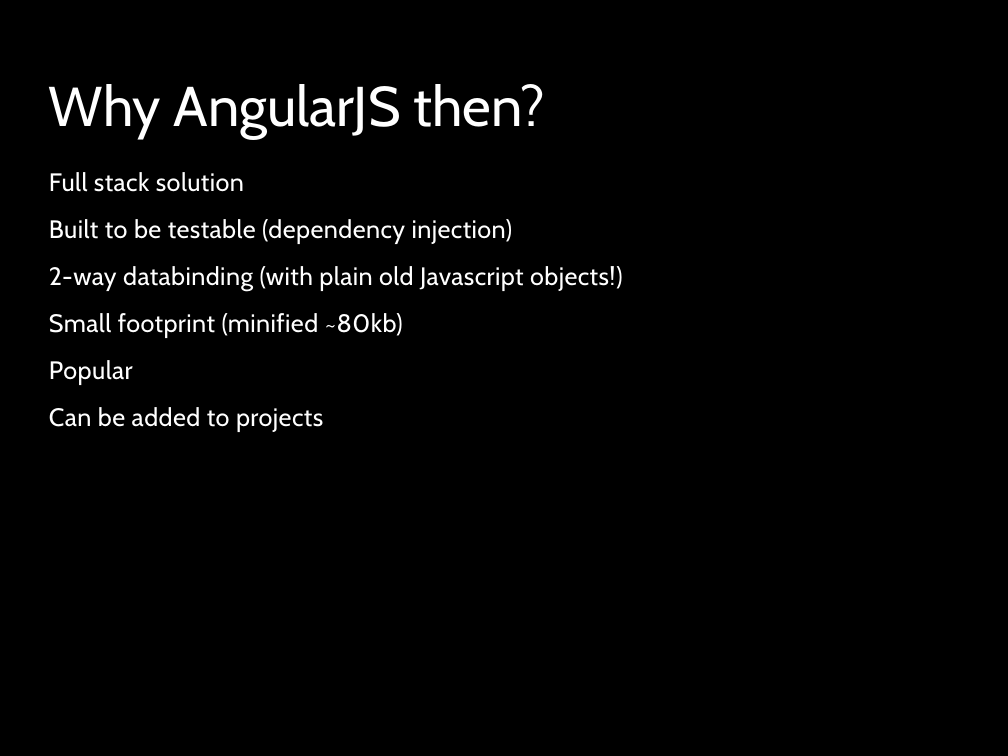
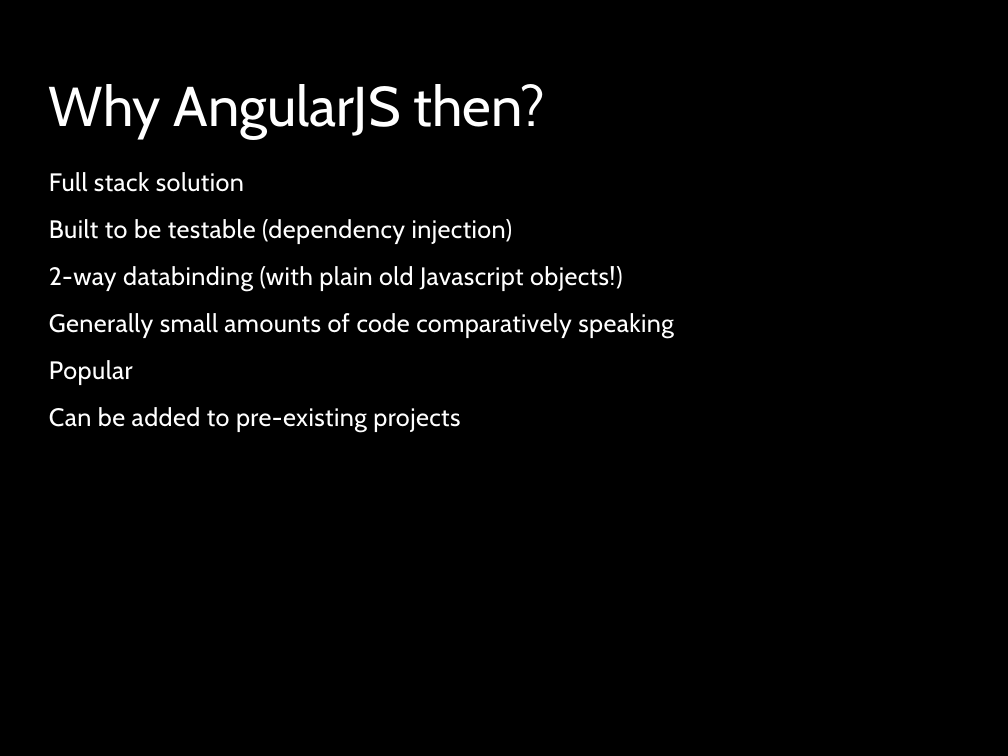
Before and after one commit to kevinkemp/Presentations, a slide deck: slide 6 of angularjs/AngularJS.pptx. Drawn at 1008x756 pixels with LibreOffice and Linux fonts; fonts in the diff are those of the drawing; background and template pictures are left out. Boxes give left, top, right and bottom in pixels: in the first picture for what was removed or moved away, otherwise in the second. Text is boxed around its words. In the diff, an @@ line names an element or a change of style, - is before the commit and + after.

```diff
--- a/angularjs/AngularJS.pptx
+++ b/angularjs/AngularJS.pptx
@@ text at <box>49,313,674,338</box>: text changed @@
-Small footprint (minified ~80kb)
+Generally small amounts of code comparatively speaking
@@ text at <box>49,407,460,432</box>: text changed @@
-Can be added to projects
+Can be added to pre-existing projects
```
Also in this commit, not shown: 6 other slides changed.
